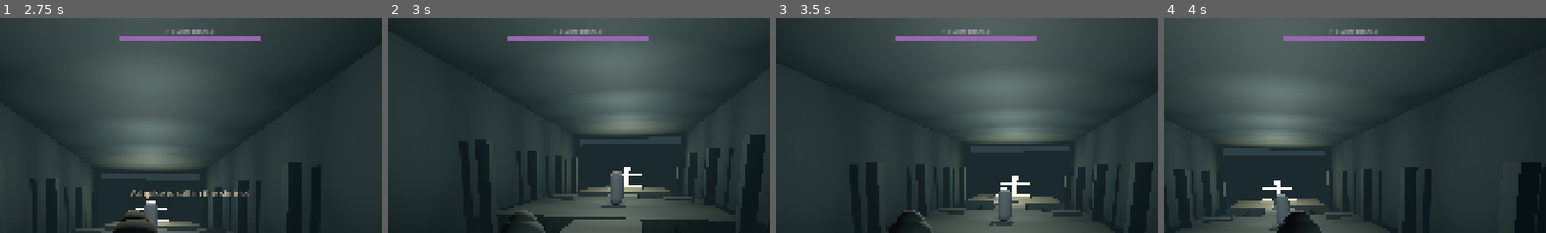
Above: before the commit, frames 1-4 (left to right).
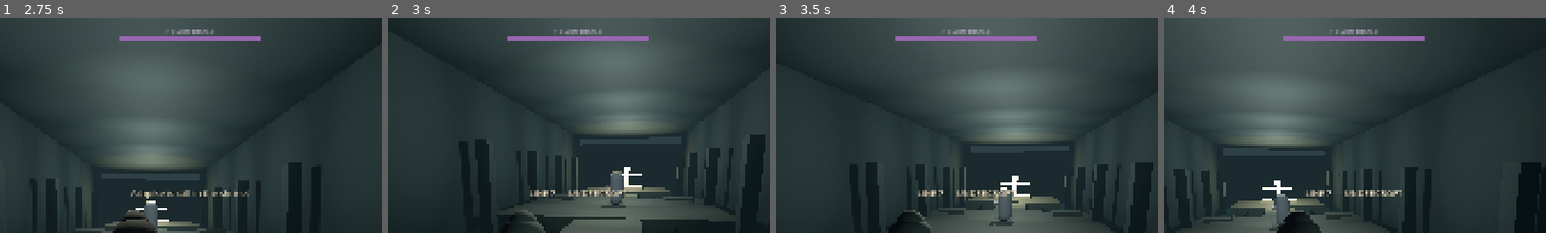
Above: after the commit, the same moments.

Repository: myat93/line7
Game: Godot game, scene res://main.tscn
Same seed, same stepped clock (60 frames per second), same inputs: the game is played once before the commit and once after it.
Inputs (mouse positions are % of the whole screen's width and height, from its top left):
- Up to frame 1 (2.75 s): tap Enter at 0.5 s; move the mouse to (55, 50) at 0.52 s; hold 1 (bind_ashpike) 0.53-1.28 s; hold W (move_forward) from 0.53 s (still down); click (55, 50) at 0.67 s; tap Space (jump) at 0.77, 1.52 s; move the mouse to (45, 50) at 1.27 s; tap 2 (bind_fists) at 1.35 s; move the mouse to (52, 48) at 2.02 s; hold Right mouse button (heavy_attack) from 2.03 s (still down)
- Up to frame 2 (3 s): keep holding W (move_forward); tap R (restart) at 2.75 s; move the mouse to (49, 52) at 2.77 s; release Right mouse button (heavy_attack) at 2.78 s; tap E (interact) at 2.85 s; click (49, 52) at 2.92 s
- Up to frame 3 (3.5 s): keep holding W (move_forward); tap Space (jump) at 3.02 s
- Up to frame 4 (4 s): keep holding W (move_forward); move the mouse to (57, 51) at 3.52 s; press the mouse at (57, 51) at 3.53 s; tap Space (jump) at 3.77 s
The pictures show only the part of the screen within x 25-75%, y 0-50%; the shares and areas given below are measured in that part.

Frame 1 is identical in both runs. In frame 2, 0.5% of the frame differs, in the area x 37-63%, y 80-84%; in frame 3, 0.5%; in frame 4, 0.5%.
Error before the commit: Parse Error: Cannot infer the type of "length" variable because the value doesn't have a set type. (res://ruins/fallen_castle/camp_kit.gd:300)

Commit message:
Fix camp_kit compile error so the guard camp actually builds
Typed the tripod pole length (Variant inference broke GDScript) and
fail slice/play checks if camp_kit does not compile or geometry is empty.

Co-authored-by: myat93 <myat93@users.noreply.github.com>

Diff:
--- a/ruins/fallen_castle/camp_kit.gd
+++ b/ruins/fallen_castle/camp_kit.gd
@@ -293,11 +293,11 @@
 	root.position = origin
 	parent.add_child(root)
 	var apex := Vector3(0, 3.15, 0)
-	var feet := [Vector3(-0.95, 0, 0.55), Vector3(0.95, 0, 0.55), Vector3(0.0, 0, -1.05)]
+	var feet: Array[Vector3] = [Vector3(-0.95, 0, 0.55), Vector3(0.95, 0, 0.55), Vector3(0.0, 0, -1.05)]
 	for foot in feet:
 		var pole := MeshInstance3D.new()
 		var cyl := CylinderMesh.new()
-		var length := foot.distance_to(apex)
+		var length: float = foot.distance_to(apex)
 		cyl.top_radius = 0.045
 		cyl.bottom_radius = 0.055
 		cyl.height = length
--- a/tools/play_sim.gd
+++ b/tools/play_sim.gd
@@ -95,6 +95,9 @@
 		_fail("Facing visor missing.")
 	if not ResourceLoader.exists("res://ruins/fallen_castle/fallen_castle.tscn"):
 		_fail("Fallen castle scene missing.")
+	var kit_script := load("res://ruins/fallen_castle/camp_kit.gd")
+	if kit_script == null:
+		_fail("camp_kit.gd failed to compile — camp will stay empty.")
 	Game.travel_to("fallen_castle")
 	await get_tree().process_frame
 	await get_tree().process_frame
@@ -104,6 +107,13 @@
 		_fail("HE spawned in the void at the castle (y=%.2f)." % he.global_position.y)
 	if he.global_position.z < 1.5:
 		_fail("HE did not teleport into the castle courtyard (z=%.2f)." % he.global_position.z)
+	var camp := he.get_parent().get_node_or_null("FallenCastle")
+	if camp == null:
+		_fail("FallenCastle node missing after travel.")
+	else:
+		var geo: Node = camp.get_node_or_null("Geometry")
+		if geo == null or geo.get_child_count() < 8:
+			_fail("Guard camp geometry did not build (kit/script error).")
 	Game.travel_to("undercroft")
 	await get_tree().process_frame
 	if Game.current_pocket != "undercroft":
--- a/tools/slice_check.gd
+++ b/tools/slice_check.gd
@@ -91,3 +91,8 @@
 	var he_text := FileAccess.get_file_as_string("res://characters/he/he.tscn")
 	if not he_text.contains("Ashpike"):
 		failures.append("HE is missing the hidden Ashpike visual.")
+	if load("res://ruins/fallen_castle/camp_kit.gd") == null:
+		failures.append("camp_kit.gd failed to compile.")
+	var castle_src := FileAccess.get_file_as_string("res://ruins/fallen_castle/fallen_castle.gd")
+	if castle_src.contains("CSGBox") or castle_src.contains("CSGCylinder"):
+		failures.append("Guard camp must not be CSG greybox.")
